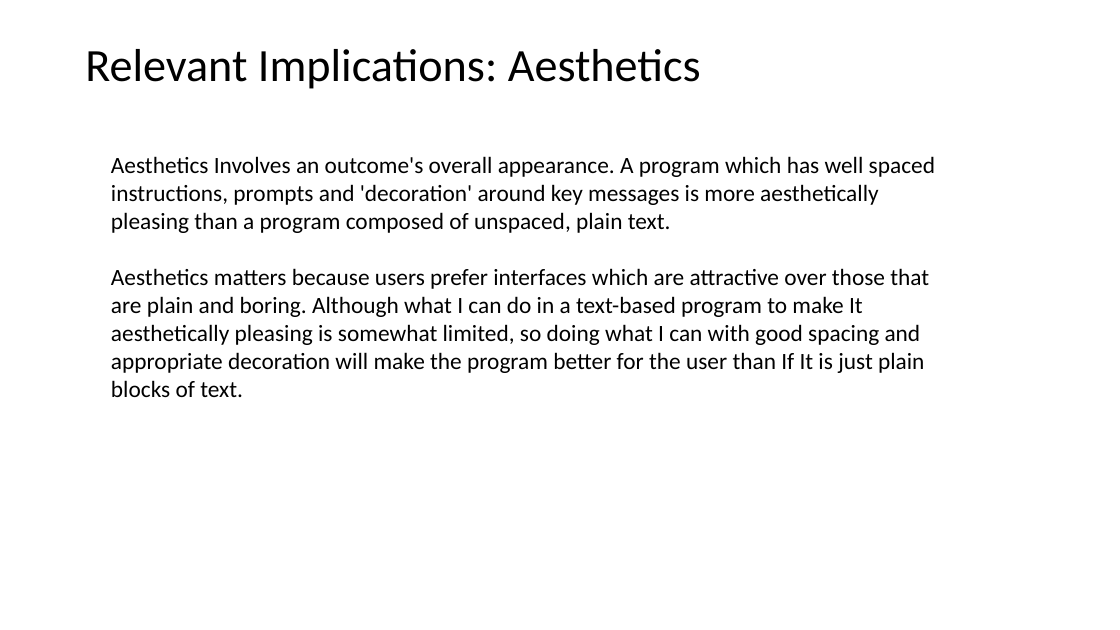
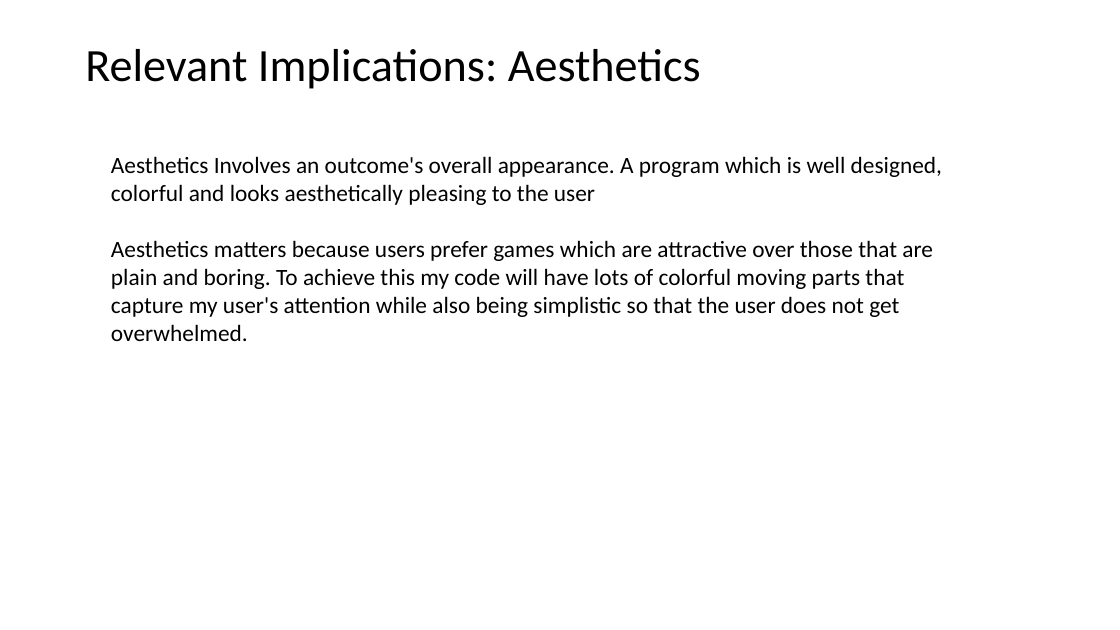
Before and after one commit to SmitieC/Assessment, a slide deck: slide 5 of 3.7 and 3.8 Documentation Template (1).pptx. Drawn at 1120x630 pixels with LibreOffice and Linux fonts; fonts in the diff are those of the drawing. Boxes give left, top, right and bottom in pixels: in the first picture for what was removed or moved away, otherwise in the second. Text is boxed around its words. In the diff, an @@ line names an element or a change of style, - is before the commit and + after.

```diff
--- a/3.7 and 3.8 Documentation Template (1).pptx
+++ b/3.7 and 3.8 Documentation Template (1).pptx
@@ text at [111, 156, 942, 341]: text changed @@
-Aesthetics Involves an outcome's overall appearance. A program which has well spaced instructions, prompts and 'decoration' around key messages is more aesthetically pleasing than a program composed of unspaced, plain text.
-Aesthetics matters because users prefer interfaces which are attractive over those that are plain and boring. Although what I can do in a text-based program to make It aesthetically pleasing is somewhat limited, so doing what I can with good spacing and appropriate decoration will make the program better for the user than If It is just plain blocks of text.
+Aesthetics Involves an outcome's overall appearance. A program which is well designed, colorful and looks aesthetically pleasing to the user
+Aesthetics matters because users prefer games which are attractive over those that are plain and boring. To achieve this my code will have lots of colorful moving parts that capture my user's attention while also being simplistic so that the user does not get overwhelmed.
```
Also in this commit, not shown: 9 other slides changed, 23 slides added, 8 other files.
